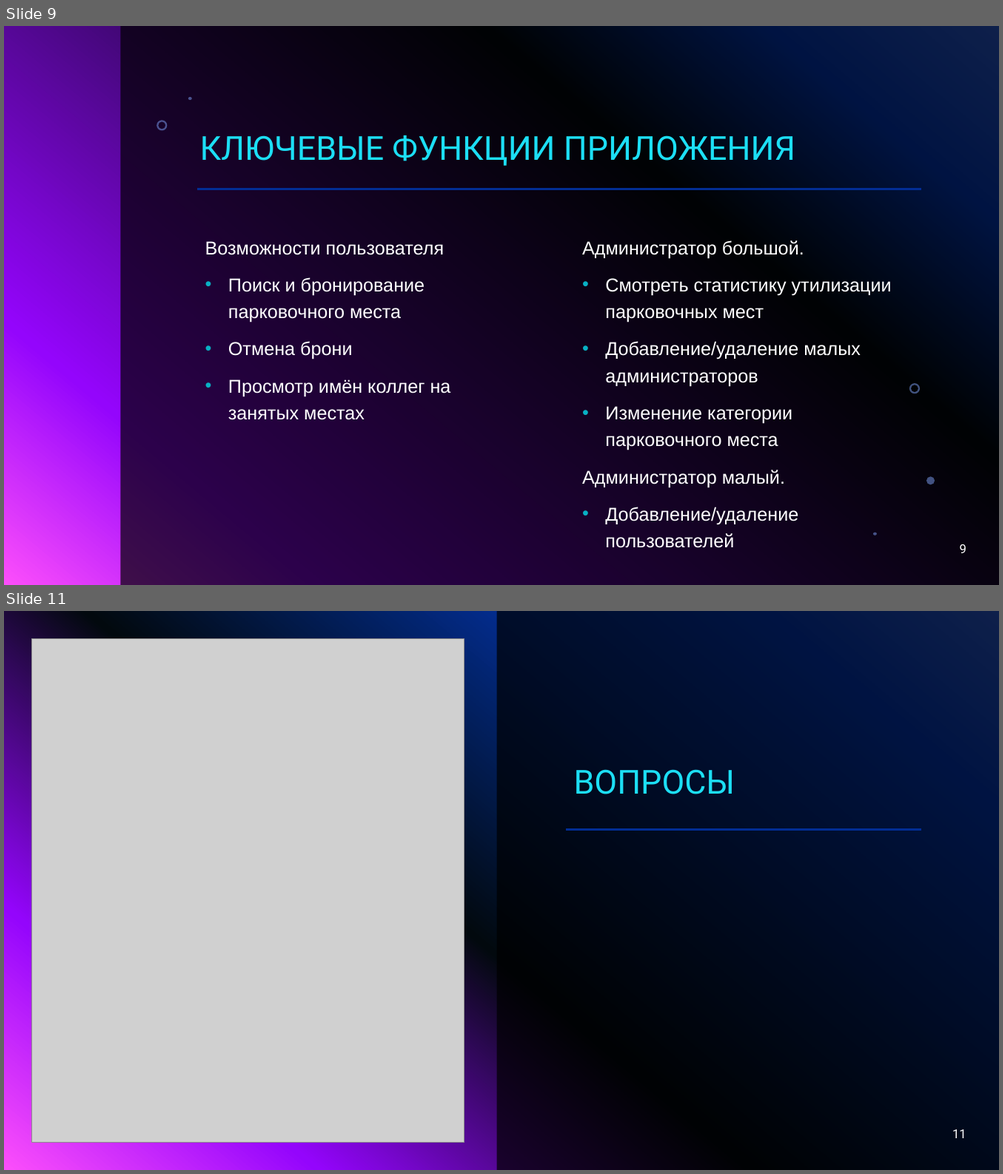
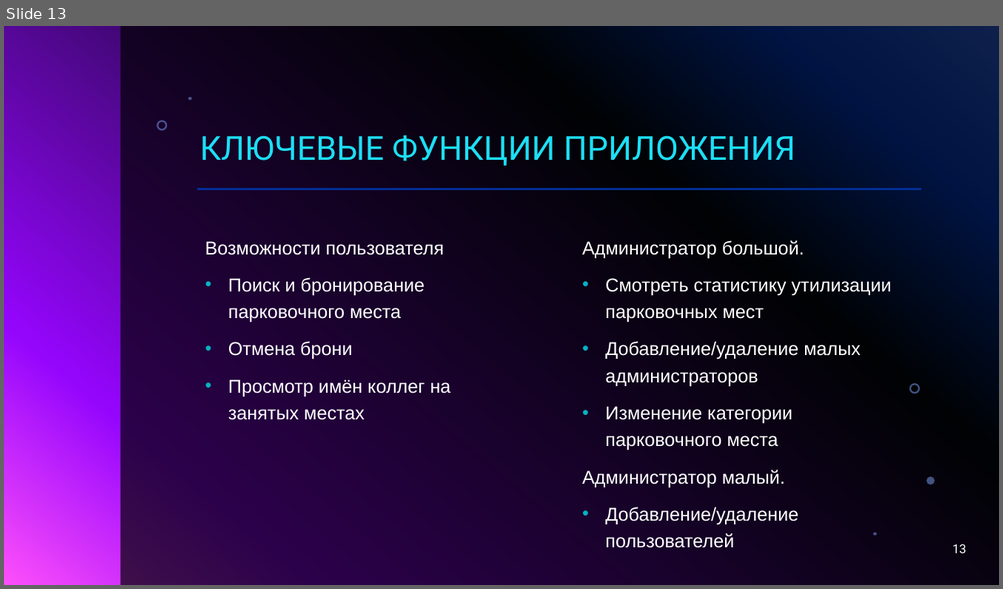
Before and after one commit to KrivoSoft/Parcot, a slide deck: Презентация Parcot.pptx. Shown one above the other, each under a label of ours: slides 9 and 11 before the commit, slide 13 after it; the slides between them are not shown. The pictures are 1003x1174 and 1003x589 pixels, drawn with LibreOffice and Linux fonts; fonts in the diff are those of the drawing; grey boxes stand for pictures; background and template pictures are left out. Boxes give left, top, right and bottom in pixels: in the first picture for what was removed or moved away, otherwise in the second. Text is boxed around its words. In the diff, an @@ line names an element or a change of style, - is before the commit and + after.

```diff
--- a/Презентация Parcot.pptx
+++ b/Презентация Parcot.pptx
@@ slide 11 removed at (x1=4, y1=611, x2=999, y2=1170), background gradient #316CFC to #0343DF to #02090E to #9405FC to #FC4EFB @@
@@ rectangle removed at (x1=497, y1=611, x2=999, y2=1170) @@
@@ picture removed at (x1=31, y1=638, x2=464, y2=1143) @@
@@ title removed at (x1=574, y1=769, x2=735, y2=795) @@
-ВОПРОСЫ
@@ line removed from (566, 829) to (921, 829) @@
@@ page number removed at (x1=952, y1=1130, x2=966, y2=1139) @@
-11
@@ what was slide 9 is now slide 13 @@
@@ page number at (x1=952, y1=545, x2=966, y2=554): text changed @@
-9
+13
```
Also in this commit, not shown: 3 slides changed, 7 slides added, 2 other slides removed.
